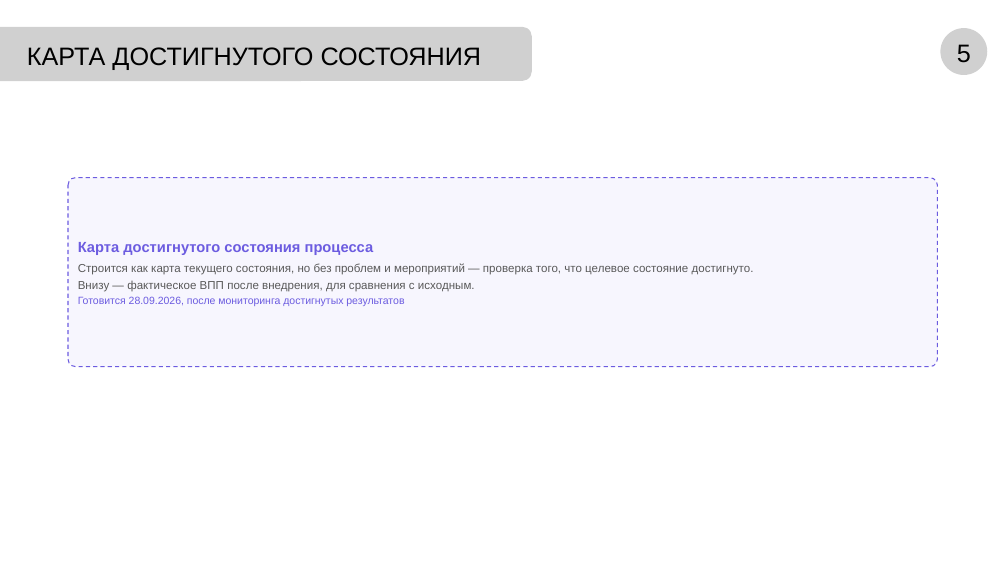
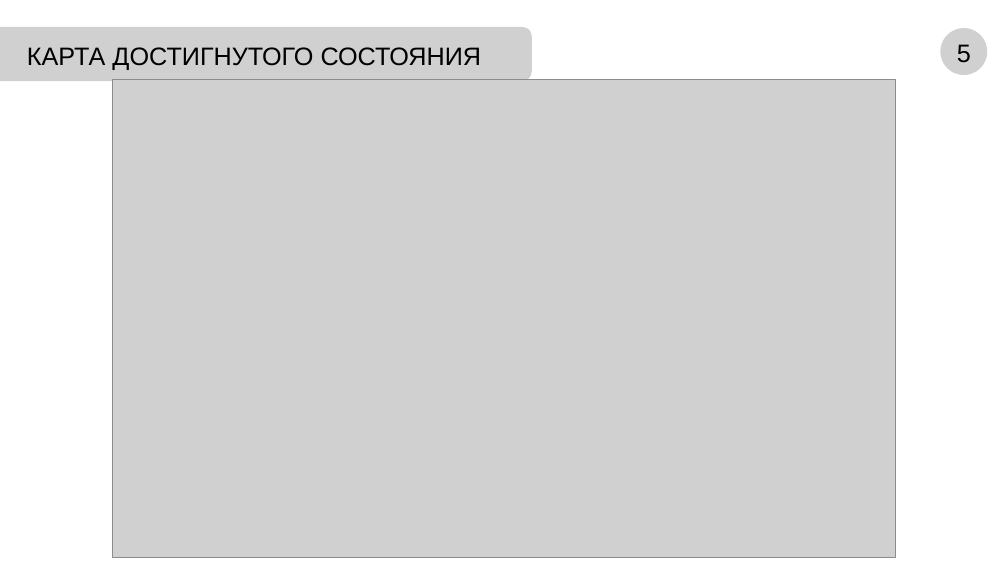
Before and after one commit to NiceGenn/Team-28-progress, a slide deck: slide 9 of файлы/prezentaciya-chernovik.pptx. Drawn at 1008x567 pixels with LibreOffice and Linux fonts; fonts in the diff are those of the drawing; grey boxes stand for pictures. Boxes give left, top, right and bottom in pixels: in the first picture for what was removed or moved away, otherwise in the second. Text is boxed around its words. In the diff, an @@ line names an element or a change of style, - is before the commit and + after.

```diff
--- a/файлы/prezentaciya-chernovik.pptx
+++ b/файлы/prezentaciya-chernovik.pptx
@@ picture added at [113, 79, 896, 557] @@
@@ rounded rectangle removed at [68, 178, 938, 367] @@
-Карта достигнутого состояния процесса
-Строится как карта текущего состояния, но без проблем и мероприятий — проверка того, что целевое состояние достигнуто.
-Внизу — фактическое ВПП после внедрения, для сравнения с исходным.
-Готовится 28.09.2026, после мониторинга достигнутых результатов
```
Also in this commit, not shown: 11 other files.
